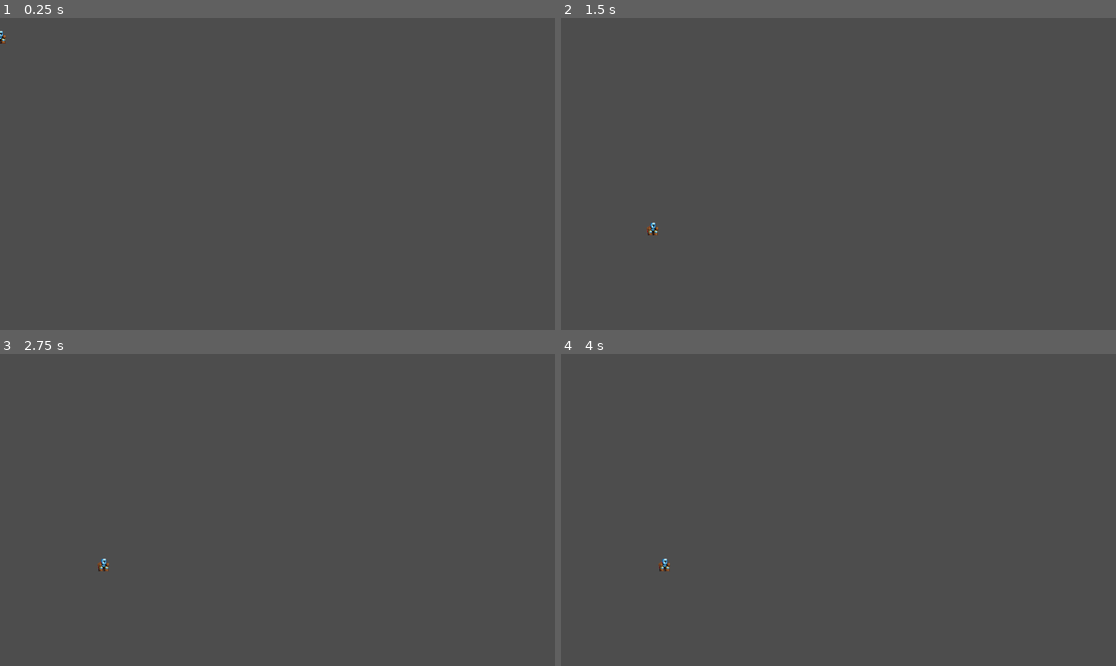
Above: before the commit, frames 1-4 (two rows, left to right).
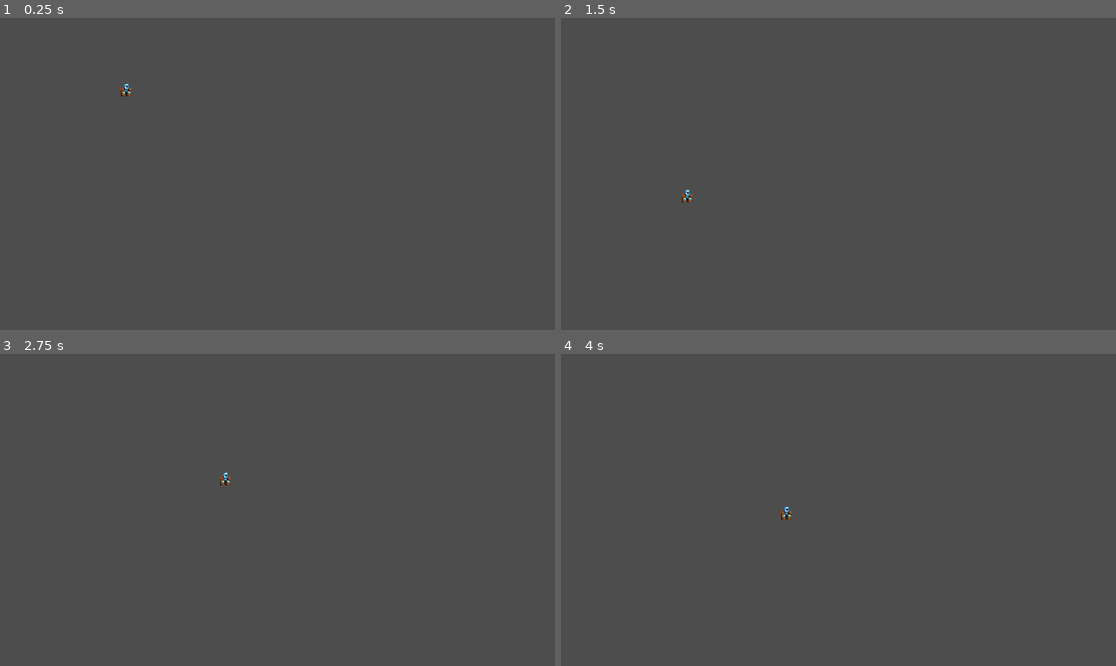
Above: after the commit, the same moments.

Repository: AcoMat/unq-idv-boss-2025
Game: Godot game, scene res://main.tscn
The game is run twice, just before and just after one commit, with the same random seed, the same clock (stepped at 60 frames per second) and the same inputs.
Inputs:
- Up to frame 1 (0.25 s): no input
- Up to frame 2 (1.5 s): hold D (move_right) from 0.53 s (still down); tap Space (jump) at 0.6, 0.77, 1.07, 1.35 s
- Up to frame 3 (2.75 s): tap Space (jump) at 1.52, 1.82, 2.1 s; tap Enter at 2 s; release D (move_right) at 2.03 s; hold A (move_left) from 2.03 s (still down)
- Up to frame 4 (4 s): release A (move_left) at 2.78 s; hold D (move_right) from 2.78 s (still down); tap Space (jump) at 2.85, 3.02, 3.32, 3.6, 3.77 s

The runs differ from the first frame. In frame 1, 0.1% of the frame differs, in the area x 0-24%, y 4-26%; in frame 2, 0.1%, in the area x 15-24%, y 55-70%; in frame 3, 0.1%; in frame 4, 0.1%.

Commit message:
implemented jump functionality

Diff:
--- a/main.tscn
+++ b/main.tscn
@@ -8,3 +8,4 @@
 [node name="Level1" parent="." instance=ExtResource("1_0xm2m")]
 
 [node name="Player" parent="." instance=ExtResource("2_h2yge")]
+position = Vector2(261, 143)
--- a/scenes/levels/1/level1.tscn
+++ b/scenes/levels/1/level1.tscn
@@ -1,23 +1,38 @@
-[gd_scene load_steps=3 format=3 uid="uid://d1daw6cyym3mk"]
+[gd_scene load_steps=4 format=3 uid="uid://d1daw6cyym3mk"]
+
+[sub_resource type="RectangleShape2D" id="RectangleShape2D_5a5lf"]
+size = Vector2(199.375, 513.688)
 
 [sub_resource type="RectangleShape2D" id="RectangleShape2D_bij2r"]
-size = Vector2(1155, 197.5)
+size = Vector2(1152, 220.5)
 
-[sub_resource type="RectangleShape2D" id="RectangleShape2D_5a5lf"]
-size = Vector2(195, 322.5)
+[sub_resource type="RectangleShape2D" id="RectangleShape2D_2yeks"]
+size = Vector2(242, 178)
 
 [node name="Level1" type="Node2D"]
 
 [node name="Sprite2D" type="Sprite2D" parent="."]
 
+[node name="StaticBody2D4" type="StaticBody2D" parent="."]
+
+[node name="CollisionShape2D" type="CollisionShape2D" parent="StaticBody2D4"]
+position = Vector2(1253.13, 377.688)
+shape = SubResource("RectangleShape2D_5a5lf")
+
 [node name="StaticBody2D" type="StaticBody2D" parent="."]
 
 [node name="CollisionShape2D" type="CollisionShape2D" parent="StaticBody2D"]
-position = Vector2(576.5, 550.25)
+position = Vector2(576, 529.75)
 shape = SubResource("RectangleShape2D_bij2r")
+
+[node name="StaticBody2D3" type="StaticBody2D" parent="."]
+
+[node name="CollisionShape2D" type="CollisionShape2D" parent="StaticBody2D3"]
+position = Vector2(-99.6875, 383.156)
+shape = SubResource("RectangleShape2D_5a5lf")
 
 [node name="StaticBody2D2" type="StaticBody2D" parent="."]
 
 [node name="CollisionShape2D" type="CollisionShape2D" parent="StaticBody2D2"]
-position = Vector2(324, 454)
-shape = SubResource("RectangleShape2D_5a5lf")
+position = Vector2(600, 328)
+shape = SubResource("RectangleShape2D_2yeks")
--- a/scenes/player/player.gd
+++ b/scenes/player/player.gd
@@ -1,45 +1,58 @@
 extends CharacterBody2D
 
 @export var speed: float = 200.0
-@export var gravity: float = 1200.0
-@export var knockback_force: Vector2 = Vector2(-200, -300)
-@export var knockback_duration: float = 1.0
+@export var jump_force: float = 250.0
+@export var gravity: float = 200.0
+@export var knockback_force: float = 200
 
-var is_control_enabled: bool = true
-var is_jumping: bool = false
+var is_control_enabled = true
 
 func _physics_process(delta: float) -> void:
 	# Always apply gravity
 	if (!is_on_floor()):
 		velocity.y += gravity * delta
 
-	# Knockback cooldown
-	if not is_control_enabled:
-		pass
+	if Input.is_action_just_pressed("jump") and is_on_floor():
+		jump()
 
-
-	if Input.is_action_just_pressed("jump"):
-		is_jumping = !is_jumping
-
-	# Horizontal movement when allowed
-	if is_control_enabled:
+	if is_control_enabled and is_on_floor():
 		var input_vector := Vector2.ZERO
 		if Input.is_action_pressed("move_left"):
 			input_vector.x = -1
 		elif Input.is_action_pressed("move_right"):
 			input_vector.x = 1
-
 		velocity.x = input_vector.x * speed
 
 	# Collision check and knockback trigger
-	var was_on_wall = is_on_wall()
+	var was_on_wall: bool = is_on_wall()
+	var was_on_air: bool = !is_on_floor()
+	var intertia = velocity
 	move_and_slide()
 
-	if is_jumping and is_on_wall() and not was_on_wall and is_control_enabled :
-		apply_knockback()
+	if is_on_wall() and not was_on_wall and !is_control_enabled :
+		apply_knockback(intertia)
+	if was_on_air and is_on_floor():
+		velocity = Vector2.ZERO
+		$FallCooldown.start()
 
-func apply_knockback():
-	is_control_enabled = false
 
-	var knockback_dir = -sign(velocity.x) if velocity.x != 0 else -1
-	velocity = Vector2(knockback_dir * knockback_force.x, knockback_force.y)
+func apply_knockback(intertia: Vector2):
+	print("knockback")
+	print(intertia.x)
+	print(intertia.y)
+	var knockback_dir: float = -sign(intertia.x)
+	velocity.x = knockback_dir * knockback_force
+	$KnockDownCooldown.start()
+
+
+func jump():
+	if(is_on_floor()):
+		is_control_enabled = false
+		print(is_control_enabled)
+		print("JUMP")
+		velocity.y -= jump_force
+
+
+func _on_fall_cooldown_timeout() -> void:
+	is_control_enabled = true
+	print("landed")
--- a/scenes/player/player.tscn
+++ b/scenes/player/player.tscn
@@ -18,3 +18,9 @@
 region_rect = Rect2(234, 22, 24, 26)
 
 [node name="KnockDownCooldown" type="Timer" parent="."]
+
+[node name="FallCooldown" type="Timer" parent="."]
+wait_time = 0.5
+one_shot = true
+
+[connection signal="timeout" from="FallCooldown" to="." method="_on_fall_cooldown_timeout"]
